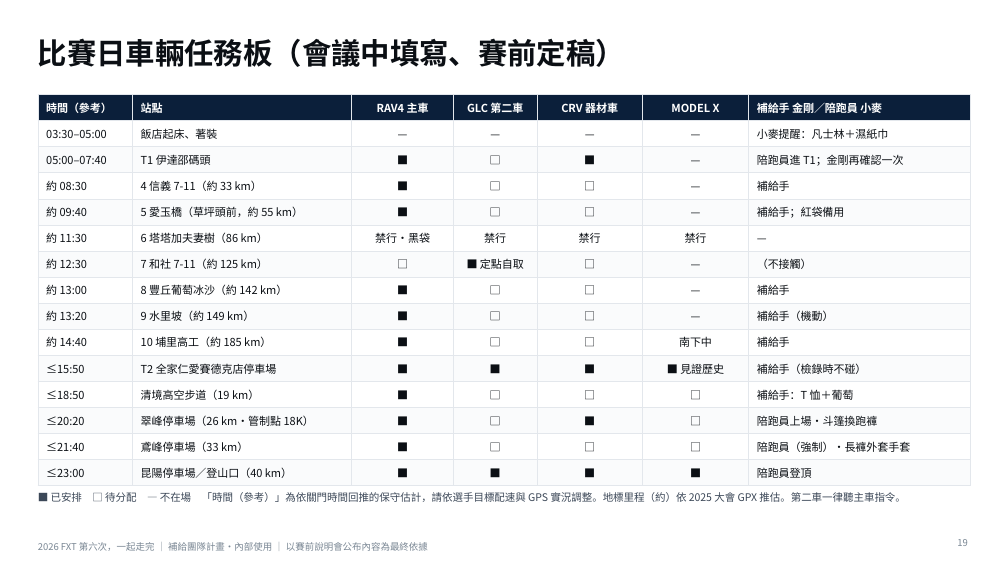
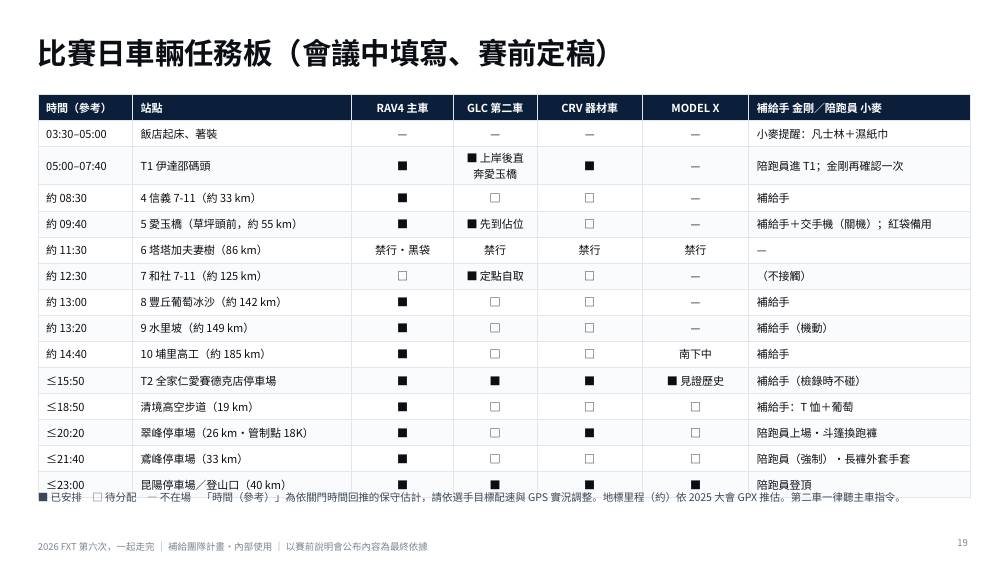
Before and after one commit to powermovebboy-sys/Race-site, a slide deck: slide 19 of deck/2026_FXT_第六次一起走完.pptx. Drawn at 1008x567 pixels with LibreOffice and Linux fonts; fonts in the diff are those of the drawing. Boxes give left, top, right and bottom in pixels: in the first picture for what was removed or moved away, otherwise in the second. Text is boxed around its words. In the diff, an @@ line names an element or a change of style, - is before the commit and + after.

```diff
--- a/deck/2026_FXT_第六次一起走完.pptx
+++ b/deck/2026_FXT_第六次一起走完.pptx
@@ table at bbox=[38, 95, 970, 497] @@
-row 3, column 4: □
+row 3, column 4: ■ 上岸後直奔愛玉橋
-row 5, column 4: □
+row 5, column 4: ■ 先到佔位
-row 5, column 7: 補給手；紅袋備用
+row 5, column 7: 補給手＋交手機（關機）；紅袋備用
```
Also in this commit, not shown: 9 other slides changed, 3 other files.
